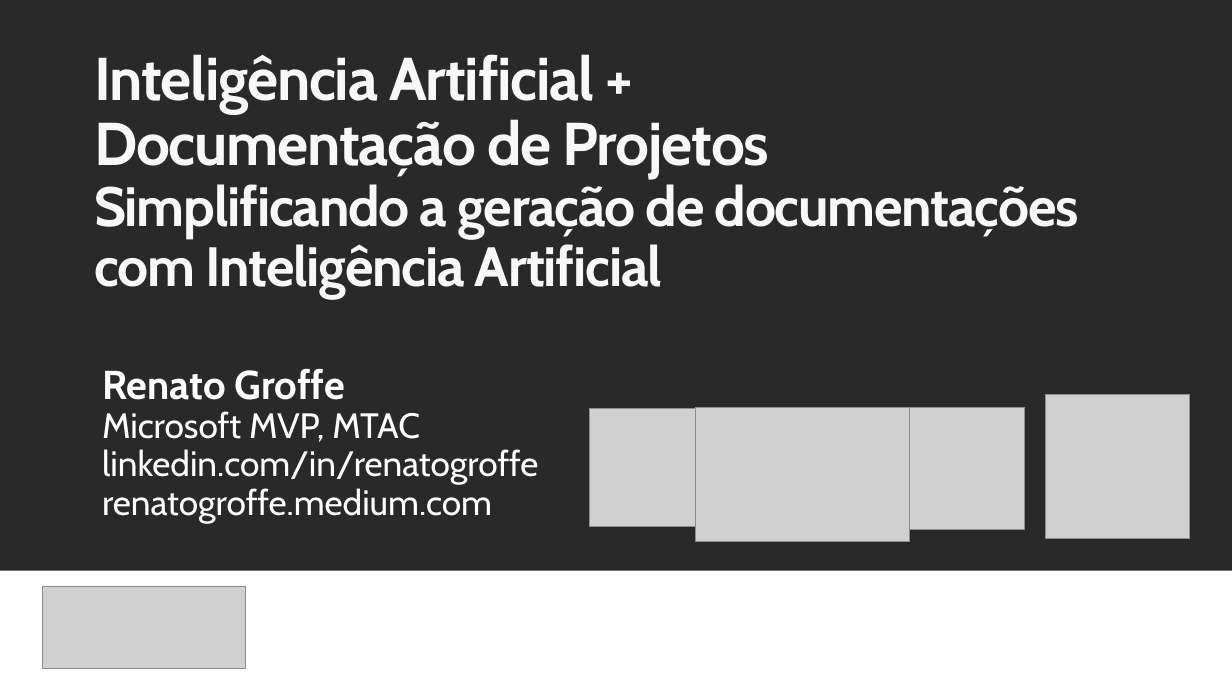
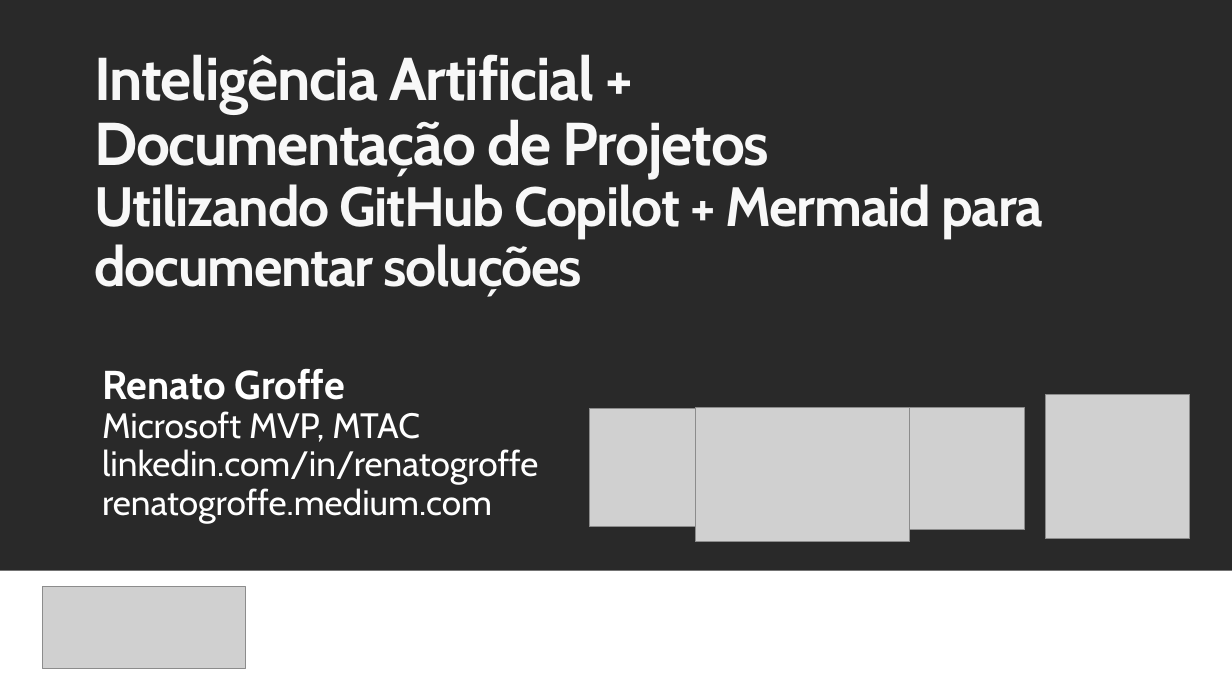
Before and after one commit to renatogroffe/Mermaid-Copilot_TDCSummitIABrasilia, a slide deck: slide 1 of slides/TDC 2024 IA Copilot Mermaid Outubro.pptx. Drawn at 1232x693 pixels with LibreOffice and Linux fonts; fonts in the diff are those of the drawing; grey boxes stand for pictures; background and template pictures are left out. Boxes give left, top, right and bottom in pixels: in the first picture for what was removed or moved away, otherwise in the second. Text is boxed around its words. In the diff, an @@ line names an element or a change of style, - is before the commit and + after.

Commit message:
Ajustes

```diff
--- a/slides/TDC 2024 IA Copilot Mermaid Outubro.pptx
+++ b/slides/TDC 2024 IA Copilot Mermaid Outubro.pptx
@@ title at (94, 54, 1043, 297): text changed @@
-Inteligência Artificial +
-Documentação de Projetos
-Simplificando a geração de documentações
-com Inteligência Artificial
+Inteligência Artificial +
+Documentação de Projetos
+Utilizando GitHub Copilot + Mermaid para documentar soluções
```
